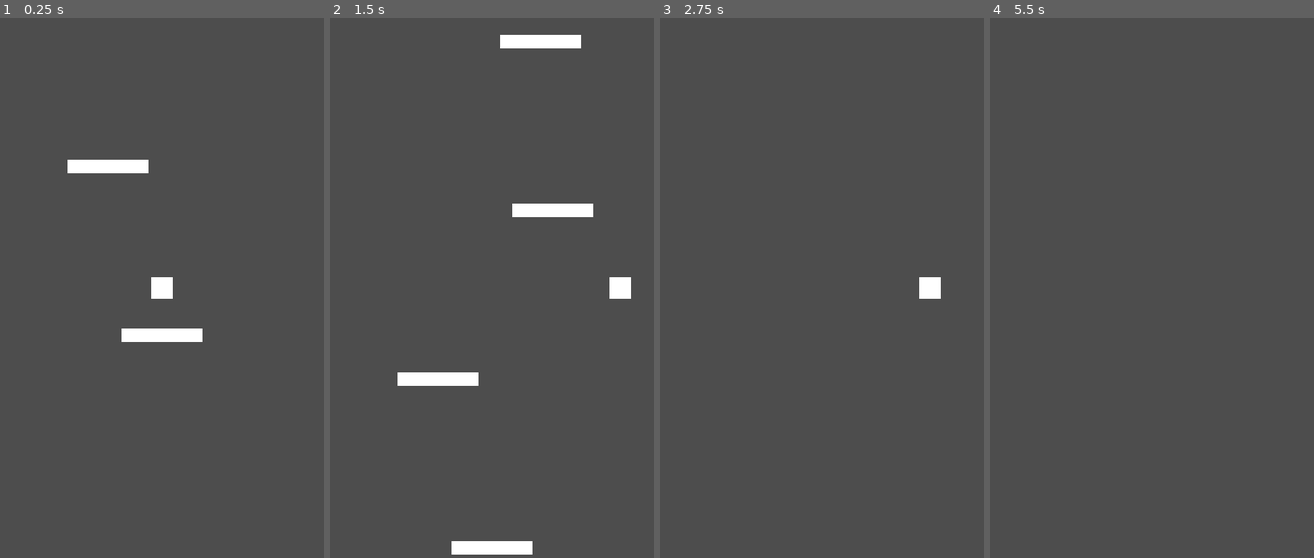
Above: before the commit, frames 1-4 (left to right).
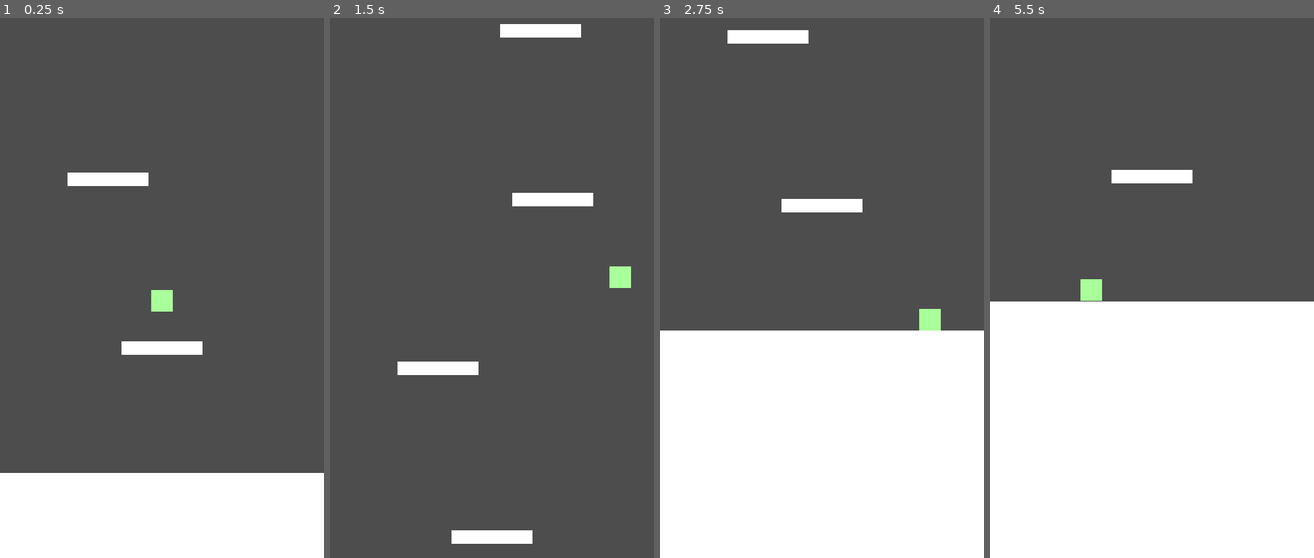
Above: after the commit, the same moments.

Repository: AlessandroDarie/VerticalPlatformer
Game: Godot game, scene res://main.tscn
The game is run twice, just before and just after one commit, with the same random seed, the same clock (stepped at 60 frames per second) and the same inputs.
Inputs:
- Up to frame 1 (0.25 s): no input
- Up to frame 2 (1.5 s): tap Enter (ui_accept) at 0.5, 0.77 s; hold Right (ui_right) from 0.53 s (still down)
- Up to frame 3 (2.75 s): tap Enter (ui_accept) at 1.52 s; release Right (ui_right) at 2.03 s; hold Left (ui_left) from 2.03 s (still down)
- Up to frame 4 (5.5 s): release Left (ui_left) at 2.78 s; hold Right (ui_right) 2.78-4.28 s; tap Enter (ui_accept) at 3.02, 3.77, 4.52 s; hold Left (ui_left) 4.28-5.03 s; hold Right (ui_right) from 5.03 s (still down)

The runs differ from the first frame. In frame 1, 19% of the frame differs, in the area x 0-100%, y 26-100%; in frame 2, 4.4%; in frame 3, 44%; in frame 4, 48%, in the area x 0-100%, y 28-100%.

Commit message:
Implementato wrap-around orizzontale del Player e inserito una piattaforma di base inziale

Diff:
--- /dev/null
+++ b/BasePlatform.tscn
@@ -0,0 +1,15 @@
+[gd_scene load_steps=2 format=3 uid="uid://b7k2hnvmdsqu"]
+
+[sub_resource type="RectangleShape2D" id="RectangleShape2D_l6tcx"]
+size = Vector2(480, 30)
+
+[node name="BasePlatform" type="StaticBody2D"]
+
+[node name="ColorRect" type="ColorRect" parent="."]
+offset_left = -240.0
+offset_top = -15.0
+offset_right = 240.0
+offset_bottom = 485.0
+
+[node name="CollisionShape2D" type="CollisionShape2D" parent="."]
+shape = SubResource("RectangleShape2D_l6tcx")
--- a/Player.gd
+++ b/Player.gd
@@ -15,6 +15,11 @@
 	var input_direction = Input.get_action_strength("ui_right") - Input.get_action_strength("ui_left")
 	velocity.x = input_direction * speed
 
+	var screen_width = 480
+	if global_position.x < -screen_width / 2:
+		global_position.x = screen_width / 2
+	elif global_position.x > screen_width / 2:
+		global_position.x = -screen_width / 2
 	# Salto
 	if Input.is_action_just_pressed("ui_accept") and is_on_floor():
 		velocity.y = jump_velocity
--- /dev/null
+++ b/Walls.gd
@@ -0,0 +1,8 @@
+extends Node2D
+
+@export var player: NodePath  # Colleghiamo il Player
+
+func _process(delta):
+	if player:
+		var player_node = get_node(player)
+		global_position.y = player_node.global_position.y
--- a/main.tscn
+++ b/main.tscn
@@ -1,8 +1,9 @@
-[gd_scene load_steps=5 format=3 uid="uid://v17qnto7eq0a"]
+[gd_scene load_steps=6 format=3 uid="uid://v17qnto7eq0a"]
 
 [ext_resource type="Script" uid="uid://f60rhp1xlcms" path="res://Player.gd" id="1_0xm2m"]
 [ext_resource type="PackedScene" uid="uid://broxr77ido4dd" path="res://platform.tscn" id="1_ig7tw"]
 [ext_resource type="Script" uid="uid://c820bxiyng5cg" path="res://PlatformSpawner.gd" id="3_h2yge"]
+[ext_resource type="PackedScene" uid="uid://b7k2hnvmdsqu" path="res://BasePlatform.tscn" id="5_lquwl"]
 
 [sub_resource type="RectangleShape2D" id="RectangleShape2D_7dm0k"]
 size = Vector2(32, 32)
@@ -17,6 +18,7 @@
 offset_top = -16.0
 offset_right = 16.0
 offset_bottom = 16.0
+color = Color(0.660419, 1, 0.598604, 1)
 
 [node name="CollisionShape2D" type="CollisionShape2D" parent="Player"]
 shape = SubResource("RectangleShape2D_7dm0k")
@@ -24,6 +26,7 @@
 [node name="Camera2D" type="Camera2D" parent="Player"]
 limit_left = -240
 limit_right = 240
+position_smoothing_enabled = true
 
 [node name="Platform" parent="." instance=ExtResource("1_ig7tw")]
 position = Vector2(0, 100)
@@ -37,3 +40,6 @@
 [node name="PlatformSpawner" type="Node2D" parent="."]
 script = ExtResource("3_h2yge")
 platform_scene = ExtResource("1_ig7tw")
+
+[node name="BasePlatform" parent="." instance=ExtResource("5_lquwl")]
+position = Vector2(0, 300)
Not shown, added: Walls.gd.uid
